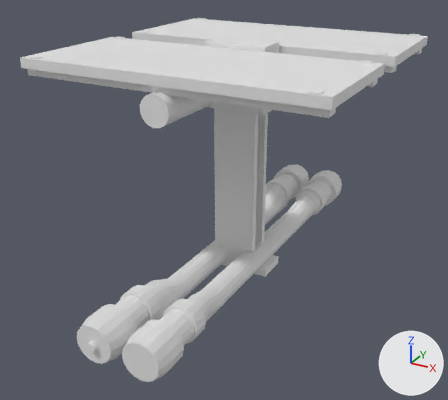
The OBJ model src/main/resources/assets/electricity/models/pv_track/pv_track.obj, before and after one commit.
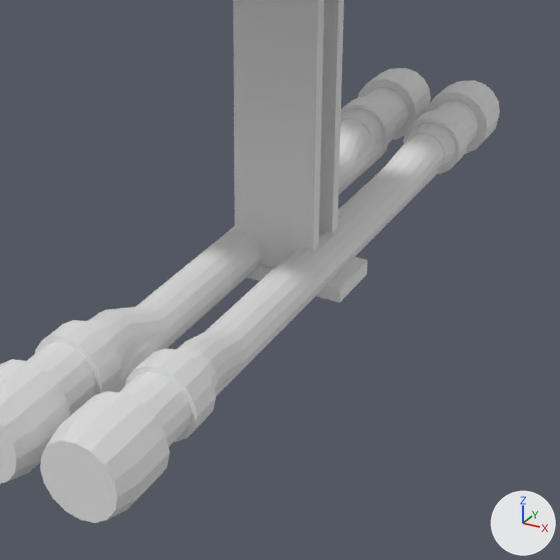
Old and new are each drawn whole from a 50 mm lens placed at (0.908, -1.768, 1.114), pointed at (-0.023, -0.075, 0.267) and again close up on the part from 23% to 83% of the width and 33% to 100% of the height. The lights are fixed; the arrows at lower right show +X, +Y and +Z. The last two pictures show the newer version. Materials are left out; every surface is plain grey. Where no turn or scale is listed for an object, it has been applied to the vertices.

The scene before the commit, as lines of its bpy script (objects in view):
```python
me_harness = bpy.data.meshes.new('harness')
me_harness.from_pydata(...)  # 64 vertices, 32 faces; spans x -0.106..0.106, y -0.5..0.5, z 0.0..0.081
me_harness.materials.append(mat_core)
me_harness_plug_north = bpy.data.meshes.new('harness_plug_north')
me_harness_plug_north.from_pydata(...)  # 448 vertices, 353 faces; spans x -0.147..0.147, y 0.02..0.729, z 0.0..0.137
# faces by material slot: [100, 138, 115]
me_harness_plug_north.materials.append(mat_core)
me_harness_plug_north.materials.append(mat_plug_plus)
me_harness_plug_north.materials.append(mat_plug_minus)
me_harness_plug_south = bpy.data.meshes.new('harness_plug_south')
me_harness_plug_south.from_pydata(...)  # 448 vertices, 353 faces; spans x -0.147..0.147, y -0.729..-0.02, z 0.0..0.138
# faces by material slot: [100, 138, 115]
me_harness_plug_south.materials.append(mat_core)
me_harness_plug_south.materials.append(mat_plug_plus)
me_harness_plug_south.materials.append(mat_plug_minus)
me_pier = bpy.data.meshes.new('pier')
me_pier.from_pydata(...)  # 144 vertices, 116 faces; spans x -0.13..0.13, y -0.055..0.055, z 0.0..0.575
# faces by material slot: [18, 98]
me_pier.materials.append(mat_steel)
me_pier.materials.append(mat_plate)
ob_harness = bpy.data.objects.new('harness', me_harness)
ob_harness.location = (0.0, 0.0, 0.0)
ob_harness_plug_north = bpy.data.objects.new('harness_plug_north', me_harness_plug_north)
ob_harness_plug_north.location = (0.0, 0.0, 0.0)
ob_harness_plug_south = bpy.data.objects.new('harness_plug_south', me_harness_plug_south)
ob_harness_plug_south.location = (0.0, 0.0, 0.0)
ob_pier = bpy.data.objects.new('pier', me_pier)
ob_pier.location = (0.0, 0.0, 0.0)
```
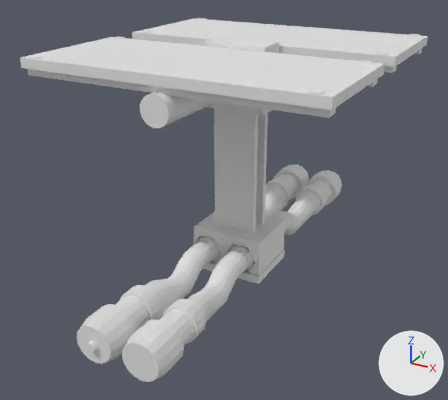
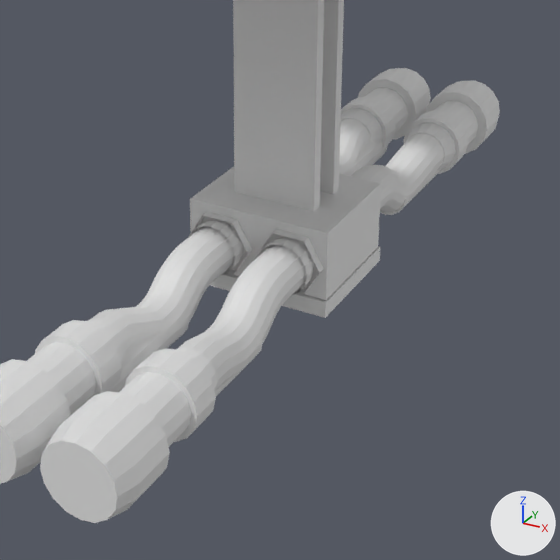
Diff of the bpy script that builds the scene:
```diff
--- a/src/main/resources/assets/electricity/models/pv_track/pv_track.obj.py
+++ b/src/main/resources/assets/electricity/models/pv_track/pv_track.obj.py
@@ me_harness @@
 # used by ob_harness; location = (0.0, 0.0, 0.0)
-me_harness.from_pydata(...)  # 64 vertices, 32 faces; spans x -0.106..0.106, y -0.5..0.5, z 0.0..0.081
+me_harness.from_pydata(...)  # 1272 vertices, 1122 faces; spans x -0.128..0.128, y -0.5..0.5, z 0.0..0.153
+# me_harness part 1: the loose piece of 32 vertices spanning x -0.106..-0.025, y -0.5..0.5, z 0.0..0.081 is copied, and the copy is multiplied about its middle by the matrix ((0.0, 0.0, 1.122), (0.0, 0.022, 0.0), (-1.122, 0.0, 0.0)), then moved by (0.0, -0.132, 0.047); it spans x -0.111..-0.02, y -0.143..-0.121, z 0.042..0.134
+# me_harness part 2: the loose piece of 32 vertices spanning x 0.025..0.106, y -0.5..0.5, z 0.0..0.081 is copied, and the copy is multiplied about its middle by the matrix ((0.0, 0.0, 1.122), (0.0, 0.022, 0.0), (-1.122, 0.0, 0.0)), then moved by (0.0, -0.132, 0.047); it spans x 0.02..0.111, y -0.143..-0.121, z 0.042..0.134
+# me_harness part 3: 1080 vertices added at x -0.128..0.128, y -0.321..0.321, z 0.0..0.153
+# other edits to the shape of me_harness do not show in these pictures
@@ me_harness_plug_south @@
 # used by ob_harness_plug_south; location = (0.0, 0.0, 0.0)
-me_harness_plug_south.from_pydata(...)  # 448 vertices, 353 faces; spans x -0.147..0.147, y -0.729..-0.02, z 0.0..0.138
+me_harness_plug_south.from_pydata(...)  # 448 vertices, 353 faces; spans x -0.147..0.147, y -0.729..-0.28, z 0.0..0.138
+# me_harness_plug_south part 4: all 32 vertices in x -0.106..0.106, y -0.02, z 0.0..0.081 are moved by (0.0, -0.26, 0.0)
@@ me_pier @@
 # used by ob_pier; location = (0.0, 0.0, 0.0)
-me_pier.from_pydata(...)  # 144 vertices, 116 faces; spans x -0.13..0.13, y -0.055..0.055, z 0.0..0.575
+me_pier.from_pydata(...)  # 144 vertices, 116 faces; spans x -0.13..0.13, y -0.11..0.11, z 0.0..0.575
+# me_pier part 5: the loose piece of 8 vertices spanning x -0.13..0.13, y -0.055..0.055, z 0.0..0.028 is scaled about its middle by (1, 2, 1)
```

Boxes (x1, y1, x2, y2) around the edits, measured in the close-ups (560 x 560 px; the box of a moved part takes in the faces that stretch with it):
'harness_plug_south', reshaped
    before: (0, 242, 318, 523)
    after: (0, 306, 263, 523)
'pier', reshaped
    before: (233, 0, 367, 303)
    after: (210, 0, 380, 318)
part 1 of me_harness, added
    after: (189, 221, 241, 276)
part 2 of me_harness, added
    after: (258, 239, 313, 295)
part 3 of me_harness, added
    after: (109, 141, 441, 396)
part 4 of me_harness_plug_south, moved or reshaped (mostly hidden)
    before: (163, 242, 318, 369)
    after: (163, 315, 263, 369)
part 5 of me_pier, moved or reshaped
    before: (247, 257, 367, 303)
    after: (210, 246, 380, 318)
